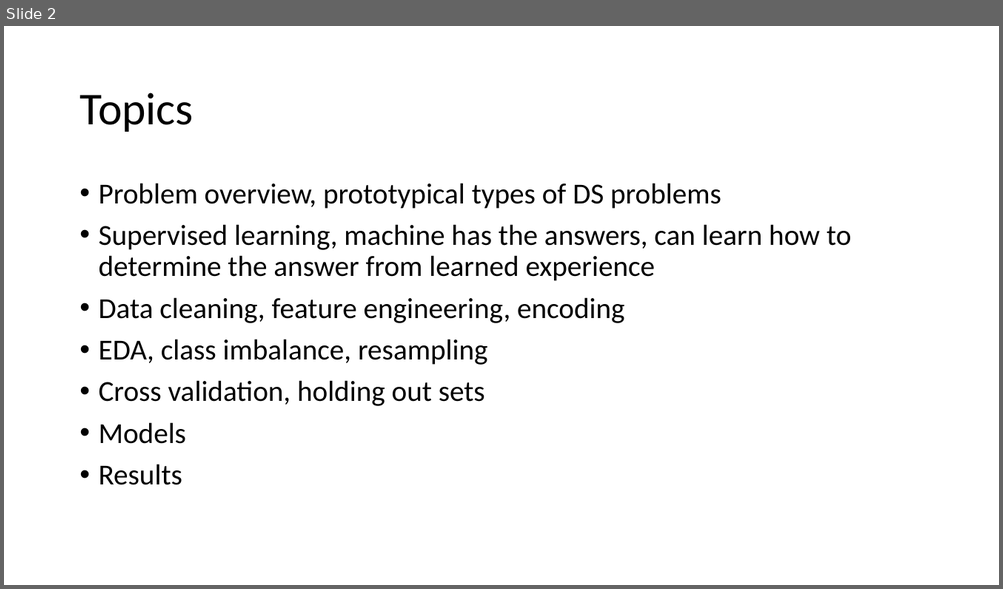
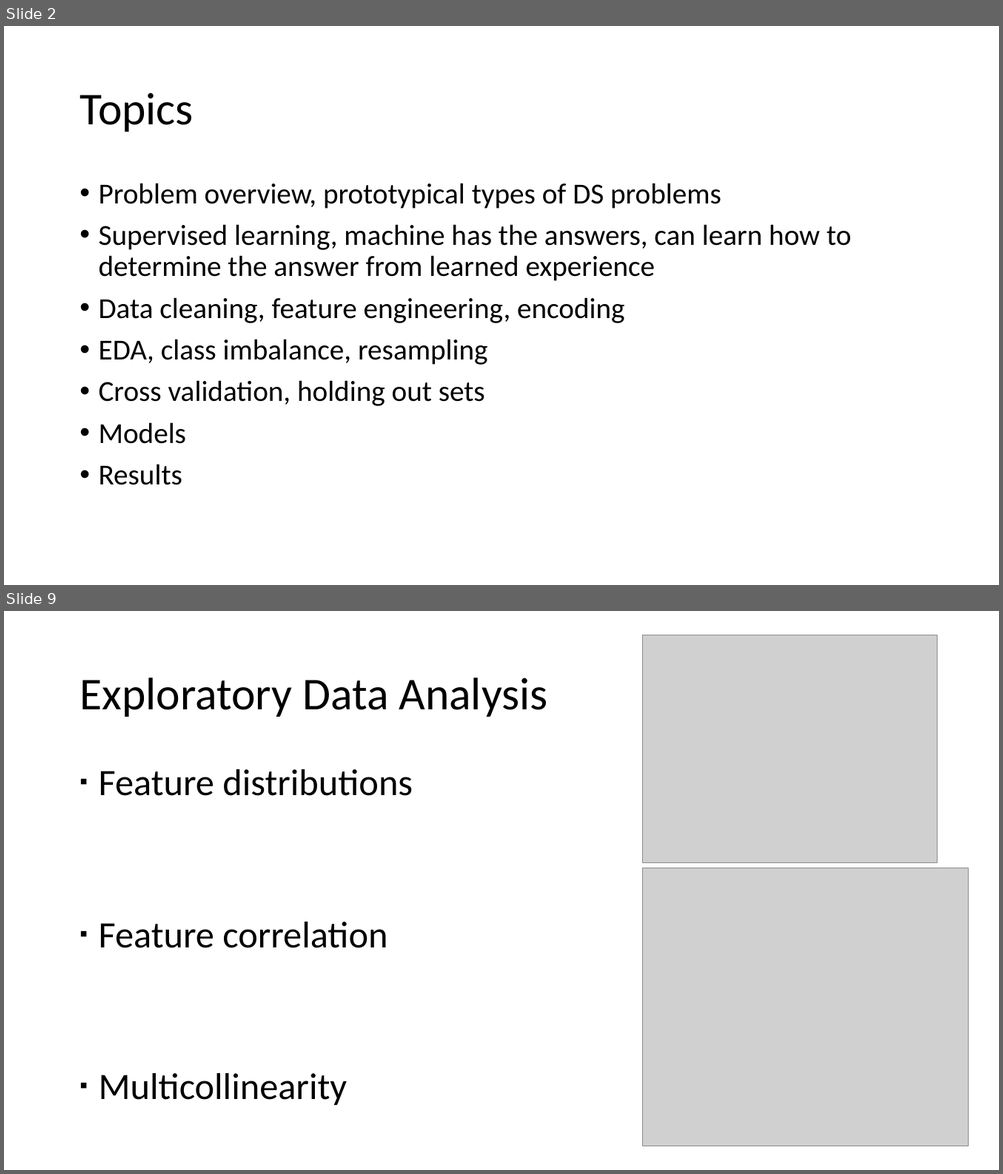
Before and after one commit to andy-j-block/census_income_predictions, a slide deck: slide_deck.pptx. Shown one above the other, each under a label of ours: slide 2 before the commit, slides 2 and 9 after it; the slides between them are not shown. The pictures are 1003x589 and 1003x1174 pixels, drawn with LibreOffice and Linux fonts; fonts in the diff are those of the drawing; grey boxes stand for pictures. Boxes give left, top, right and bottom in pixels: in the first picture for what was removed or moved away, otherwise in the second. Text is boxed around its words. In the diff, an @@ line names an element or a change of style, - is before the commit and + after.

```diff
--- a/slide_deck.pptx
+++ b/slide_deck.pptx
@@ slide 9 added at (4,611,999,1170), background #FFFFFF @@
@@ picture added at (643,635,937,863) @@
@@ title added at (79,678,547,717), 44 pt, text #000000 @@
+Exploratory Data Analysis
@@ text added at (99,769,412,1105), 36 pt, text #000000 @@
+▪ Feature distributions
+▪ Feature correlation
+▪ Multicollinearity
@@ picture added at (643,869,968,1147) @@
```
Also in this commit, not shown: 1 slide changed, 11 other slides added, 7 other files.
